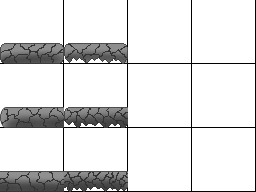
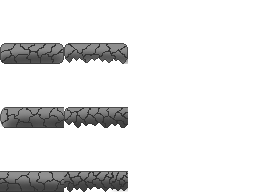
Comparing the layer stacks of the two 256×192 images. Changes:
painted on "Calque Copié #5" over 107, 177, 128, 192
hid "Arrière-plan" over 0, 0, 256, 192
